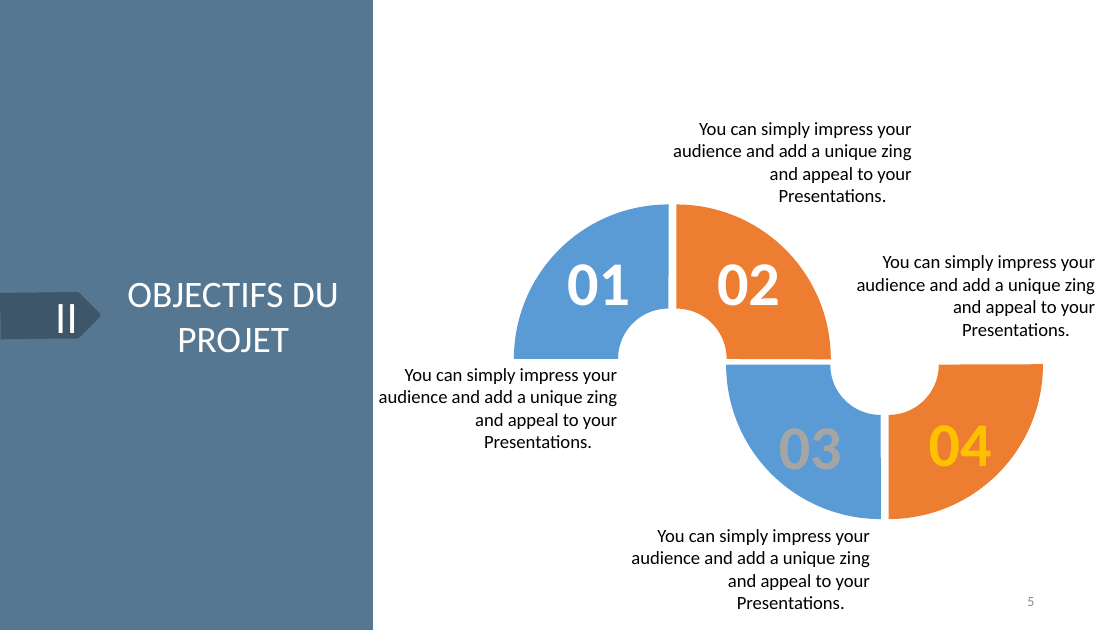
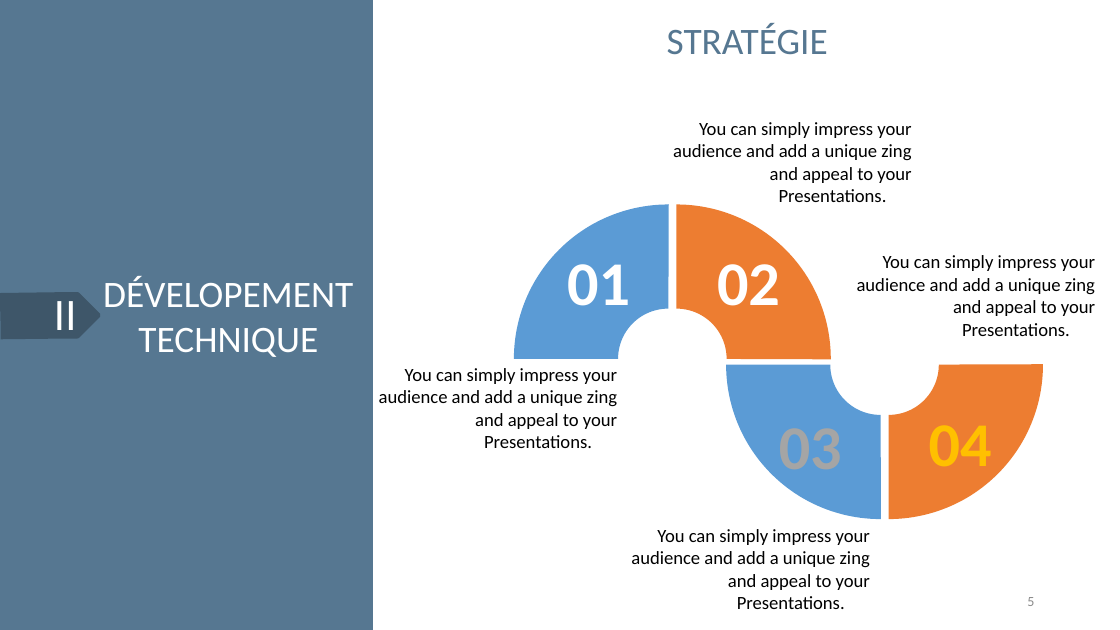
Before and after one commit to Brice-Kevin/ProjetHN, a slide deck: slide 5 of Presentation_dataset.pptx. Drawn at 1120x630 pixels with LibreOffice and Linux fonts; fonts in the diff are those of the drawing. Boxes give left, top, right and bottom in pixels: in the first picture for what was removed or moved away, otherwise in the second. Text is boxed around its words. In the diff, an @@ line names an element or a change of style, - is before the commit and + after.

```diff
--- a/Presentation_dataset.pptx
+++ b/Presentation_dataset.pptx
@@ text added at <box>667,23,828,54</box>, 32 pt, text #567791 @@
+STRATÉGIE
@@ text at <box>103,276,353,357</box>: text changed @@
-OBJECTIFS DU PROJET
+DÉVELOPEMENT TECHNIQUE
```
Also in this commit, not shown: 3 other slides changed, 5 other files.
